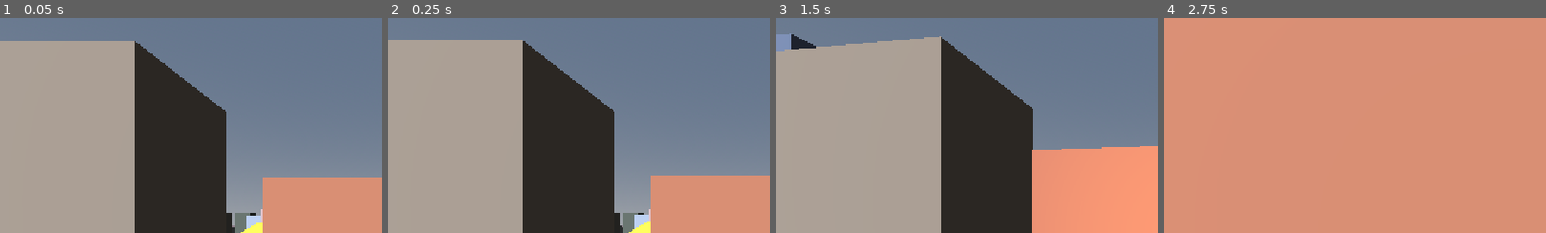
Above: before the commit, frames 1-4 (left to right).
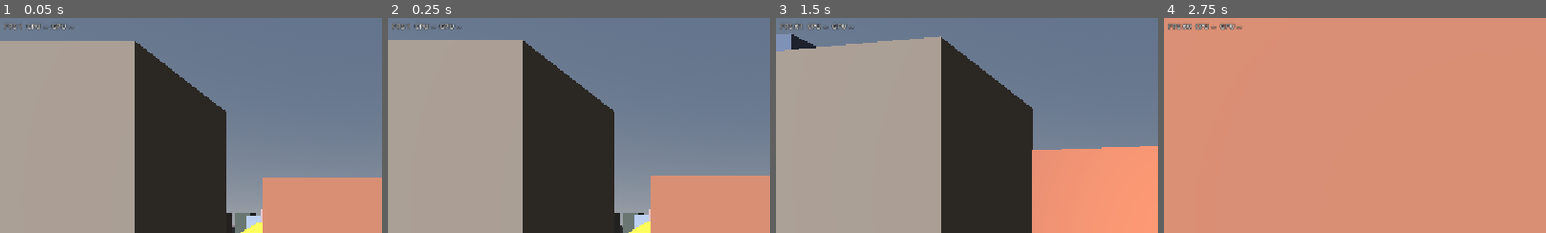
Above: after the commit, the same moments.

Repository: wrkcoronel/Engine3D-Kit
Game: Godot game, scene res://app/main.tscn
Same seed, same stepped clock (60 frames per second), same inputs: the game is played once before the commit and once after it.
Inputs (mouse positions are % of the whole screen's width and height, from its top left):
- Up to frame 1 (0.05 s): no input
- Up to frame 2 (0.25 s): no input
- Up to frame 3 (1.5 s): tap Enter at 0.5 s; move the mouse to (55, 50) at 0.52 s; hold Ctrl 0.53-1.28 s; hold W from 0.53 s (still down); click (55, 50) at 0.67 s; tap Space at 0.77 s; move the mouse to (45, 50) at 1.27 s; tap C at 1.35 s; click (45, 50) at 1.42 s
- Up to frame 4 (2.75 s): keep holding W; tap Space at 1.52 s; move the mouse to (52, 48) at 2.02 s; hold Shift from 2.03 s (still down); click (52, 48) at 2.17 s
The pictures show only the part of the screen within x 0-50%, y 0-50%; the shares and areas given below are measured in that part.

The runs differ from the first frame. In frame 1, 0.3% of the frame differs, in the area x 1-20%, y 2-6%; in frame 2, 0.3%; in frame 3, 0.3%; in frame 4, 0.4%, in the area x 1-21%, y 2-6%.

Commit message:
feat(telemetry): mostra fps, cpu e gpu no topo da tela
Contador em Consolas pequena no canto esquerdo. A cpu vem do wmic e a gpu do nvidia-smi, lidos numa thread a cada segundo. Queda de fps e gpu no limite viram eventos da telemetria.

Co-Authored-By: Claude Sonnet 5.5 <noreply@anthropic.com>

Diff:
--- a/app/main.tscn
+++ b/app/main.tscn
@@ -4,6 +4,7 @@
 [ext_resource type="PackedScene" path="res://contexts/player/player.tscn" id="2_player"]
 [ext_resource type="PackedScene" path="res://contexts/vehicles/car.tscn" id="3_car"]
 [ext_resource type="Script" path="res://shared/telemetry/telemetry.gd" id="4_telemetry"]
+[ext_resource type="Script" path="res://shared/performance/performance_overlay.gd" id="99_performance"]
 
 [node name="Main" type="Node3D"]
 
@@ -17,3 +18,6 @@
 
 [node name="Telemetry" type="CanvasLayer" parent="."]
 script = ExtResource("4_telemetry")
+
+[node name="PerformanceOverlay" type="CanvasLayer" parent="."]
+script = ExtResource("99_performance")
--- /dev/null
+++ b/shared/performance/performance_events.gd
@@ -0,0 +1,39 @@
+class_name PerformanceEvents
+extends RefCounted
+
+const LOW_FPS := 30
+const RECOVERED_FPS := 45
+const BUSY_PERCENT := 95
+
+var _fps_is_low := false
+var _gpu_is_busy := false
+
+
+func events_for(frames_per_second: int, cpu_percent: int, gpu_percent: int) -> Array[String]:
+	var events: Array[String] = []
+	events.append_array(_fps_events(frames_per_second, cpu_percent, gpu_percent))
+	events.append_array(_gpu_events(gpu_percent))
+	return events
+
+
+func _fps_events(frames_per_second: int, cpu_percent: int, gpu_percent: int) -> Array[String]:
+	var events: Array[String] = []
+	if not _fps_is_low and frames_per_second < LOW_FPS:
+		_fps_is_low = true
+		var cause := "FPS caiu para %d (CPU %d%%, GPU %d%%)"
+		events.append(cause % [frames_per_second, cpu_percent, gpu_percent])
+	elif _fps_is_low and frames_per_second >= RECOVERED_FPS:
+		_fps_is_low = false
+		events.append("FPS voltou a %d" % frames_per_second)
+	return events
+
+
+func _gpu_events(gpu_percent: int) -> Array[String]:
+	var events: Array[String] = []
+	if not _gpu_is_busy and gpu_percent >= BUSY_PERCENT:
+		_gpu_is_busy = true
+		events.append("GPU no limite: %d%%" % gpu_percent)
+	elif _gpu_is_busy and gpu_percent < BUSY_PERCENT - 10:
+		_gpu_is_busy = false
+		events.append("GPU aliviou: %d%%" % gpu_percent)
+	return events
--- /dev/null
+++ b/shared/performance/performance_overlay.gd
@@ -0,0 +1,69 @@
+class_name PerformanceOverlay
+extends CanvasLayer
+
+const SOURCE := "desempenho"
+const STARTUP_GRACE_SECONDS := 5.0
+const FONT_SIZE := 11
+const OUTLINE_SIZE := 3
+const MARGIN := Vector2(6.0, 4.0)
+const REFRESH_SECONDS := 0.25
+const DRAW_ABOVE_TELEMETRY_LAYER := 11
+const UNKNOWN_TEXT := "--"
+
+var _label := Label.new()
+var _reader := SystemLoadReader.new()
+var _events := PerformanceEvents.new()
+var _seconds_until_refresh := 0.0
+var _seconds_alive := 0.0
+
+
+func _ready() -> void:
+	layer = DRAW_ABOVE_TELEMETRY_LAYER
+	_setup_label()
+	add_child(_label)
+	_reader.start()
+
+
+func _exit_tree() -> void:
+	_reader.stop()
+
+
+func _process(delta: float) -> void:
+	_seconds_alive += delta
+	_seconds_until_refresh -= delta
+	if _seconds_until_refresh > 0.0:
+		return
+	_seconds_until_refresh = REFRESH_SECONDS
+	var frames_per_second := int(Engine.get_frames_per_second())
+	var cpu_percent := _reader.cpu_percent()
+	var gpu_percent := _reader.gpu_percent()
+	var text := build_text(frames_per_second, cpu_percent, gpu_percent)
+	_label.text = text
+	Telemetry.performance(self, text)
+	if _seconds_alive < STARTUP_GRACE_SECONDS:
+		return
+	for event: String in _events.events_for(frames_per_second, cpu_percent, gpu_percent):
+		Telemetry.record(self, SOURCE, event)
+
+
+static func build_text(frames_per_second: int, cpu_percent: int, gpu_percent: int) -> String:
+	var cpu_text := _percent_text(cpu_percent)
+	var gpu_text := _percent_text(gpu_percent)
+	return "FPS %d  CPU %s  GPU %s" % [frames_per_second, cpu_text, gpu_text]
+
+
+static func _percent_text(percent: int) -> String:
+	if percent == SystemLoadReader.UNKNOWN:
+		return UNKNOWN_TEXT
+	return "%d%%" % percent
+
+
+func _setup_label() -> void:
+	var font := SystemFont.new()
+	font.font_names = PackedStringArray(["Consolas"])
+	_label.position = MARGIN
+	_label.add_theme_font_override("font", font)
+	_label.add_theme_font_size_override("font_size", FONT_SIZE)
+	_label.add_theme_color_override("font_outline_color", Color.BLACK)
+	_label.add_theme_constant_override("outline_size", OUTLINE_SIZE)
+	_label.mouse_filter = Control.MOUSE_FILTER_IGNORE
--- /dev/null
+++ b/shared/performance/system_load_reader.gd
@@ -0,0 +1,73 @@
+class_name SystemLoadReader
+extends RefCounted
+
+const UNKNOWN := -1
+const POLL_MILLISECONDS := 1000
+
+var _thread := Thread.new()
+var _mutex := Mutex.new()
+var _stopping := false
+var _gpu_percent := UNKNOWN
+var _cpu_percent := UNKNOWN
+
+
+static func parse_percent(command_output: String) -> int:
+	for line: String in command_output.split("\n"):
+		var cleaned_line := line.strip_edges()
+		if cleaned_line.is_valid_int():
+			return clampi(cleaned_line.to_int(), 0, 100)
+	return UNKNOWN
+
+
+func start() -> void:
+	_stopping = false
+	_thread.start(_poll_loop)
+
+
+func stop() -> void:
+	_stopping = true
+	if _thread.is_started():
+		_thread.wait_to_finish()
+
+
+func gpu_percent() -> int:
+	_mutex.lock()
+	var value := _gpu_percent
+	_mutex.unlock()
+	return value
+
+
+func cpu_percent() -> int:
+	_mutex.lock()
+	var value := _cpu_percent
+	_mutex.unlock()
+	return value
+
+
+func _poll_loop() -> void:
+	while not _stopping:
+		var gpu_value := _read_gpu_percent()
+		var cpu_value := _read_cpu_percent()
+		_mutex.lock()
+		_gpu_percent = gpu_value
+		_cpu_percent = cpu_value
+		_mutex.unlock()
+		OS.delay_msec(POLL_MILLISECONDS)
+
+
+func _read_gpu_percent() -> int:
+	var command_output: Array = []
+	var arguments := ["--query-gpu=utilization.gpu", "--format=csv,noheader,nounits"]
+	var exit_code := OS.execute("nvidia-smi", arguments, command_output)
+	if exit_code != 0 or command_output.is_empty():
+		return UNKNOWN
+	return parse_percent(str(command_output[0]))
+
+
+func _read_cpu_percent() -> int:
+	var command_output: Array = []
+	var arguments := ["cpu", "get", "loadpercentage"]
+	var exit_code := OS.execute("wmic", arguments, command_output)
+	if exit_code != 0 or command_output.is_empty():
+		return UNKNOWN
+	return parse_percent(str(command_output[0]))
--- /dev/null
+++ b/tests/shared/test_performance_events.gd
@@ -0,0 +1,37 @@
+extends TestCase
+
+
+func test_low_fps_is_reported_once_with_cpu_and_gpu() -> void:
+	var events := PerformanceEvents.new()
+	var first := events.events_for(20, 30, 99)
+	var second := events.events_for(18, 30, 99)
+	assert_true(
+		first.any(func(line: String) -> bool: return line.contains("FPS caiu para 20")), "avisa"
+	)
+	assert_true(
+		first.any(func(line: String) -> bool: return line.contains("GPU 99%")), "traz a gpu"
+	)
+	assert_eq(second.size(), 0, "nao repete enquanto continua baixo")
+
+
+func test_fps_recovery_is_reported() -> void:
+	var events := PerformanceEvents.new()
+	events.events_for(20, 10, 10)
+	var between := events.events_for(35, 10, 10)
+	var recovered := events.events_for(60, 10, 10)
+	assert_eq(between.size(), 0, "histerese: 35 ainda nao e recuperado")
+	assert_eq(recovered.size(), 1, "avisa a recuperacao")
+
+
+func test_gpu_at_limit_is_reported_once() -> void:
+	var events := PerformanceEvents.new()
+	var first := events.events_for(60, 10, 97)
+	var second := events.events_for(60, 10, 98)
+	assert_eq(first.size(), 1, "avisa GPU no limite")
+	assert_eq(second.size(), 0, "nao repete")
+
+
+func test_unknown_gpu_never_counts_as_busy() -> void:
+	var events := PerformanceEvents.new()
+	var result := events.events_for(60, -1, -1)
+	assert_eq(result.size(), 0, "sem leitura nao ha evento")
--- /dev/null
+++ b/tests/shared/test_system_load_reader.gd
@@ -0,0 +1,34 @@
+extends TestCase
+
+
+func test_gpu_output_with_line_break_is_parsed() -> void:
+	assert_eq(SystemLoadReader.parse_percent("40\r\n"), 40, "porcentagem da gpu")
+
+
+func test_gpu_output_with_two_cards_uses_the_first() -> void:
+	assert_eq(SystemLoadReader.parse_percent("7\n55\n"), 7, "primeira placa")
+
+
+func test_gpu_garbage_is_unknown() -> void:
+	assert_eq(SystemLoadReader.parse_percent("falhou"), SystemLoadReader.UNKNOWN, "texto")
+	assert_eq(SystemLoadReader.parse_percent(""), SystemLoadReader.UNKNOWN, "vazio")
+
+
+func test_cpu_output_skips_the_header() -> void:
+	var wmic_output := "LoadPercentage  \r\r\n12              \r\r\n\r\r\n"
+	assert_eq(SystemLoadReader.parse_percent(wmic_output), 12, "porcentagem da cpu")
+
+
+func test_percent_is_clamped_to_100() -> void:
+	assert_eq(SystemLoadReader.parse_percent("250"), 100, "limite de 100")
+
+
+func test_overlay_text_shows_all_three_values() -> void:
+	assert_eq(PerformanceOverlay.build_text(60, 12, 40), "FPS 60  CPU 12%  GPU 40%", "texto")
+
+
+func test_overlay_text_marks_unknown_values() -> void:
+	var unknown := SystemLoadReader.UNKNOWN
+	assert_eq(
+		PerformanceOverlay.build_text(60, unknown, unknown), "FPS 60  CPU --  GPU --", "texto"
+	)
Not shown, added: shared/performance/performance_events.gd.uid
Not shown, added: shared/performance/performance_overlay.gd.uid
Not shown, added: shared/performance/system_load_reader.gd.uid
